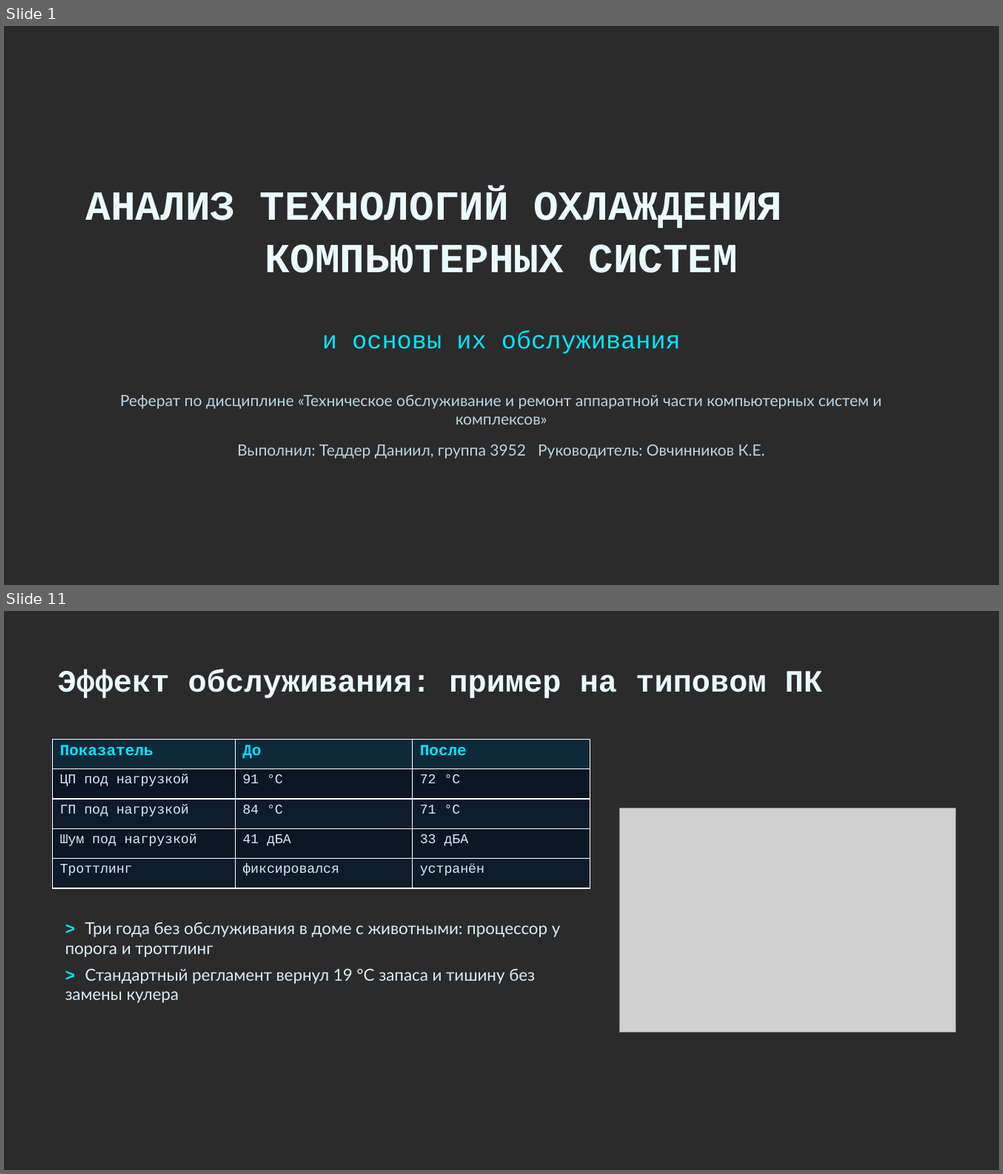
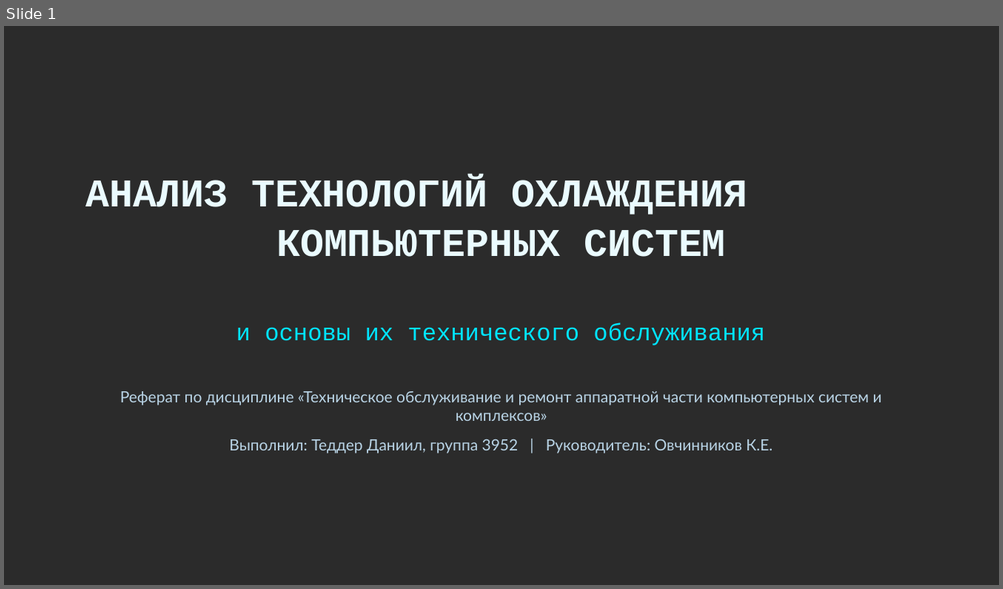
Before and after one commit to Danjar2005/Referat-Ovechka, a slide deck: ОВЧ-ЭКЗ/Итоговые работы/3952_Теддер_Д_ОхлаждениеКомпьютерныхСистем_Презентация.pptx. Shown one above the other, each under a label of ours: slides 1 and 11 before the commit, slide 1 after it; the slides between them are not shown. The pictures are 1003x1174 and 1003x589 pixels, drawn with LibreOffice and Linux fonts; fonts in the diff are those of the drawing; grey boxes stand for pictures; background and template pictures are left out; a plain dark background stands for a picture behind light text. Boxes give left, top, right and bottom in pixels: in the first picture for what was removed or moved away, otherwise in the second. Text is boxed around its words. In the diff, an @@ line names an element or a change of style, - is before the commit and + after.

```diff
--- a/ОВЧ-ЭКЗ/Итоговые работы/3952_Теддер_Д_ОхлаждениеКомпьютерныхСистем_Презентация.pptx
+++ b/ОВЧ-ЭКЗ/Итоговые работы/3952_Теддер_Д_ОхлаждениеКомпьютерныхСистем_Презентация.pptx
@@ slide 11 removed at [4,611,999,1170], background picture (left out) @@
@@ text removed at [57,669,822,698] @@
-Эффект обслуживания: пример на типовом ПК
@@ table removed at [53,739,590,889], 5 rows, 3 columns @@
-Показатель | До | После
-ЦП под нагрузкой | 91 °C | 72 °C
-ГП под нагрузкой | 84 °C | 71 °C
-Шум под нагрузкой | 41 дБА | 33 дБА
-Троттлинг | фиксировался | устранён
@@ picture removed at [620,809,956,1034] @@
@@ text removed at [65,923,560,957] @@
-> Три года без обслуживания в доме с животными: процессор у порога и троттлинг
@@ text removed at [65,969,535,1003] @@
-> Стандартный регламент вернул 19 °C запаса и тишину без замены кулера
@@ slide 1 changed as well @@
@@ text "АНАЛИЗ ТЕХНОЛОГИЙ ОХЛАЖДЕНИЯ КОМПЬЮТЕРНЫХ СИСТЕМ": place and size @@
-text "АНАЛИЗ ТЕХНОЛОГИЙ ОХЛАЖДЕНИЯ КОМПЬЮТЕРНЫХ СИСТЕМ" at [86,190,782,273]
+text "АНАЛИЗ ТЕХНОЛОГИЙ ОХЛАЖДЕНИЯ КОМПЬЮТЕРНЫХ СИСТЕМ" at [86,178,747,257]
@@ text "АНАЛИЗ ТЕХНОЛОГИЙ ОХЛАЖДЕНИЯ КОМПЬЮТЕРНЫХ СИСТЕМ" at [86,178,747,257]: size 40 to 38 pt @@
@@ text at [236,323,765,346]: text changed; size 24 to 23 pt @@
-и основы их обслуживания
+и основы их технического обслуживания
@@ text "Реферат по дисциплине «Техническое обслуживание ...": place and size @@
-text "Реферат по дисциплине «Техническое обслуживание ..." at [120,395,882,425]
+text "Реферат по дисциплине «Техническое обслуживание ..." at [120,392,882,421]
@@ text at [229,440,772,454]: text changed @@
-Выполнил: Теддер Даниил, группа 3952 Руководитель: Овчинников К.Е.
+Выполнил: Теддер Даниил, группа 3952 | Руководитель: Овчинников К.Е.
```
Also in this commit, not shown: 14 slides added, 12 other slides removed, 2 other files.
